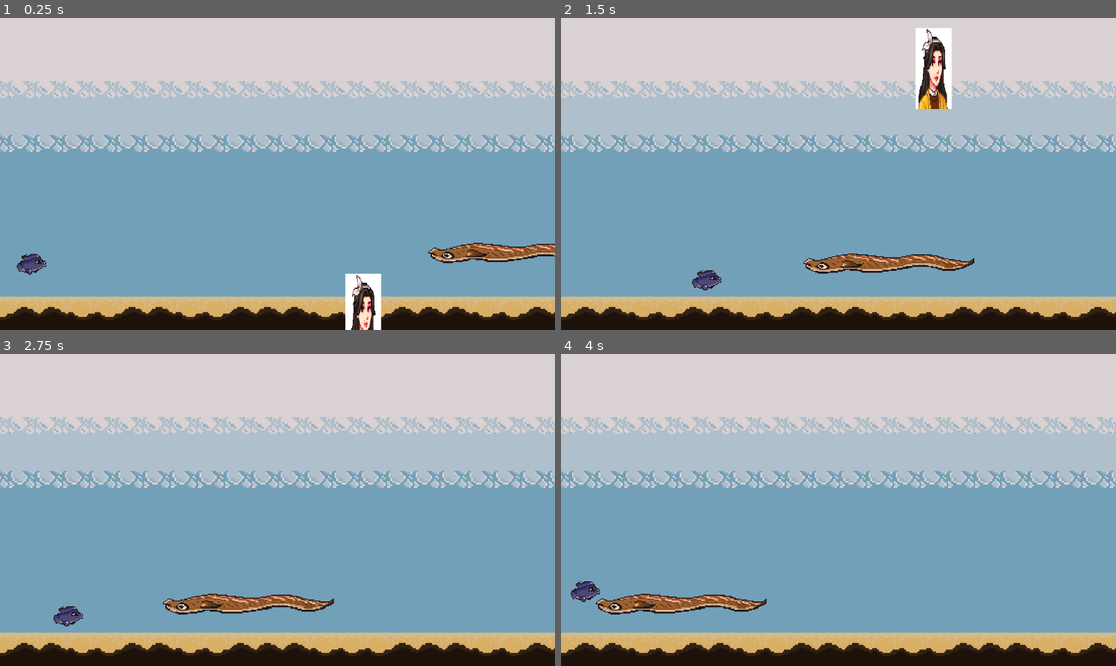
Above: before the commit, frames 1-4 (two rows, left to right).
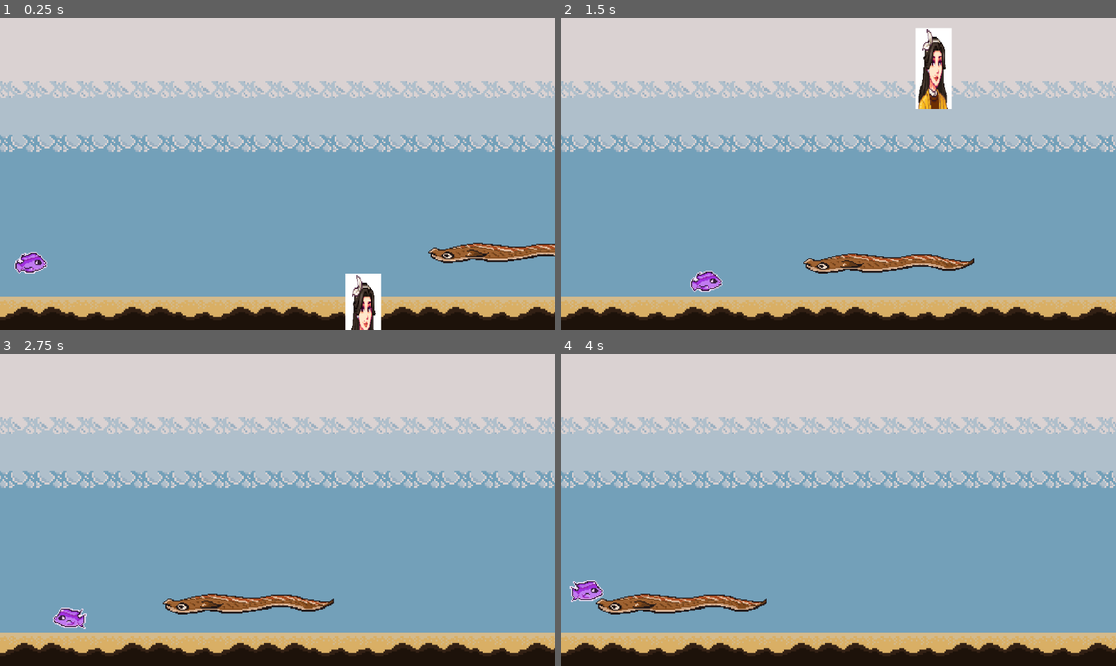
Above: after the commit, the same moments.

Repository: erica-codes/GJP24
Game: Godot game, scene res://core/scenes/tutorial.tscn
The game is run twice, just before and just after one commit, with the same random seed, the same clock (stepped at 60 frames per second) and the same inputs. The engine's default icon, where the game draws it, is replaced by a stand-in: a white triangle on a blue panel in a dark square.
Inputs:
- Up to frame 1 (0.25 s): no input
- Up to frame 2 (1.5 s): hold Right (right) from 0.53 s (still down); tap Space (jump) at 0.77 s
- Up to frame 3 (2.75 s): tap Space (jump) at 1.52 s; release Right (right) at 2.03 s; hold Left (left) from 2.03 s (still down)
- Up to frame 4 (4 s): release Left (left) at 2.78 s; hold Right (right) from 2.78 s (still down); tap Space (jump) at 3.02, 3.77 s

The runs differ from the first frame. In frame 1, 0.3% of the frame differs, in the area x 2-9%, y 75-83%; in frame 2, 0.3%; in frame 3, 0.3%, in the area x 9-16%, y 80-89%; in frame 4, 0.3%.

Commit message:
added flip_h to fish when turning left

Diff:
--- a/core/scenes/tutorial.tscn
+++ b/core/scenes/tutorial.tscn
@@ -1,35 +1,49 @@
-[gd_scene load_steps=12 format=3 uid="uid://ctb1xom2l2nqr"]
+[gd_scene load_steps=14 format=3 uid="uid://ctb1xom2l2nqr"]
 
 [ext_resource type="Script" path="res://core/scripts/playerFish.gd" id="1_qsmya"]
 [ext_resource type="Texture2D" uid="uid://b86dxy3b1vksq" path="res://assets/icon.svg" id="1_xljle"]
-[ext_resource type="Texture2D" uid="uid://dpxw4lofenabe" path="res://assets/fish(swim).png" id="2_dx4kd"]
 [ext_resource type="PackedScene" uid="uid://ds0l5a7bn3vy6" path="res://core/scenes/enemies/eel.tscn" id="3_t7nse"]
+[ext_resource type="Texture2D" uid="uid://clsd2uyckyioy" path="res://assets/[NEW] fish for ur fisht.png" id="3_tas5v"]
 [ext_resource type="PackedScene" uid="uid://ctsxy8sa5bwjc" path="res://core/scenes/world.tscn" id="4_onaj4"]
 [ext_resource type="PackedScene" uid="uid://dyhqmkd8juv14" path="res://core/scenes/enemies/jellyfish.tscn" id="5_b4tlg"]
 
-[sub_resource type="AtlasTexture" id="AtlasTexture_ipeqn"]
-atlas = ExtResource("2_dx4kd")
-region = Rect2(0, 0, 160, 160)
+[sub_resource type="AtlasTexture" id="AtlasTexture_uhemk"]
+atlas = ExtResource("3_tas5v")
+region = Rect2(0, 0, 32, 32)
 
-[sub_resource type="AtlasTexture" id="AtlasTexture_yxifm"]
-atlas = ExtResource("2_dx4kd")
-region = Rect2(160, 0, 160, 160)
+[sub_resource type="AtlasTexture" id="AtlasTexture_rk3ki"]
+atlas = ExtResource("3_tas5v")
+region = Rect2(32, 0, 32, 32)
 
-[sub_resource type="AtlasTexture" id="AtlasTexture_uxx4f"]
-atlas = ExtResource("2_dx4kd")
-region = Rect2(320, 0, 160, 160)
+[sub_resource type="AtlasTexture" id="AtlasTexture_iim2b"]
+atlas = ExtResource("3_tas5v")
+region = Rect2(64, 0, 32, 32)
+
+[sub_resource type="AtlasTexture" id="AtlasTexture_7hop6"]
+atlas = ExtResource("3_tas5v")
+region = Rect2(96, 0, 32, 32)
+
+[sub_resource type="AtlasTexture" id="AtlasTexture_kg47l"]
+atlas = ExtResource("3_tas5v")
+region = Rect2(128, 0, 32, 32)
 
 [sub_resource type="SpriteFrames" id="SpriteFrames_l8jqc"]
 animations = [{
 "frames": [{
 "duration": 1.0,
-"texture": SubResource("AtlasTexture_ipeqn")
+"texture": SubResource("AtlasTexture_uhemk")
 }, {
 "duration": 1.0,
-"texture": SubResource("AtlasTexture_yxifm")
+"texture": SubResource("AtlasTexture_rk3ki")
 }, {
 "duration": 1.0,
-"texture": SubResource("AtlasTexture_uxx4f")
+"texture": SubResource("AtlasTexture_iim2b")
+}, {
+"duration": 1.0,
+"texture": SubResource("AtlasTexture_7hop6")
+}, {
+"duration": 1.0,
+"texture": SubResource("AtlasTexture_kg47l")
 }],
 "loop": true,
 "name": &"default",
@@ -37,8 +51,8 @@
 }]
 
 [sub_resource type="CapsuleShape2D" id="CapsuleShape2D_4h3u2"]
-radius = 61.5385
-height = 132.923
+radius = 49.2308
+height = 108.308
 
 [node name="Node2D" type="Node2D"]
 metadata/_edit_horizontal_guides_ = [-12.0, -33.0, -19.0, 652.0]
@@ -55,9 +69,10 @@
 script = ExtResource("1_qsmya")
 
 [node name="AnimatedSprite2D" type="AnimatedSprite2D" parent="fish"]
+scale = Vector2(5, 5)
 sprite_frames = SubResource("SpriteFrames_l8jqc")
 autoplay = "default"
-frame_progress = 0.861712
+frame_progress = 0.608834
 
 [node name="Icon" type="Sprite2D" parent="fish"]
 visible = false
--- a/core/scripts/playerFish.gd
+++ b/core/scripts/playerFish.gd
@@ -4,6 +4,8 @@
 const JUMP_VELOCITY = -290.0
 const MAX_JUMPS = 2
 var jump_count = 0
+
+@onready var fish = $AnimatedSprite2D
 
 func _physics_process(delta: float) -> void:
 	if not is_on_floor():
@@ -20,6 +22,7 @@
 
 	if direction != 0:
 		velocity.x = direction * SPEED
+		fish.flip_h = direction < 0
 	else:
 		velocity.x = move_toward(velocity.x, 0, SPEED)
 
Not shown, added: assets/[NEW] fish for ur fisht.png.import
